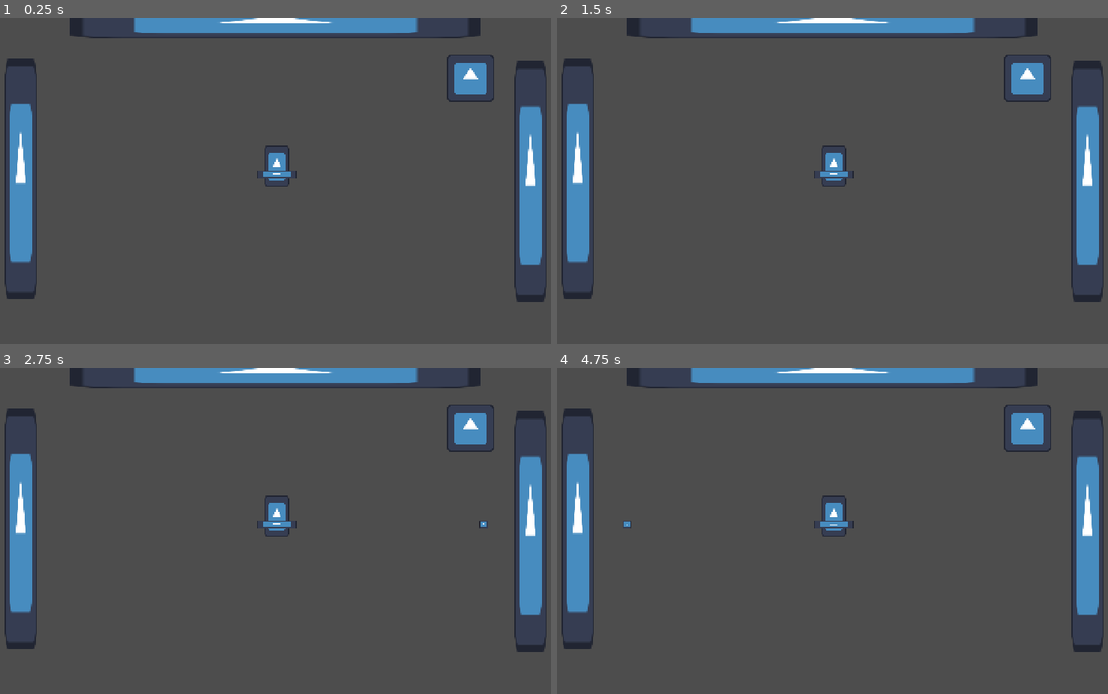
Above: before the commit, frames 1-4 (two rows, left to right).
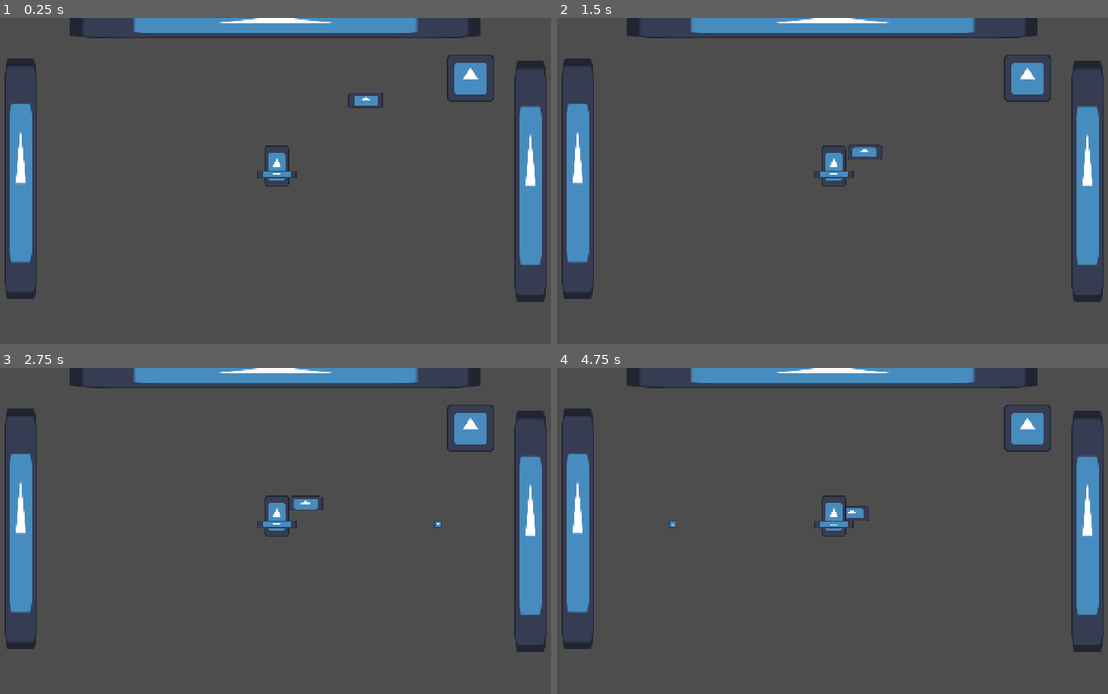
Above: after the commit, the same moments.

Repository: kikis05/SquirrelGame
Game: Godot game, scene res://scenes/main.tscn
Same seed, same stepped clock (60 frames per second), same inputs: the game is played once before the commit and once after it. The engine's default icon, where the game draws it, is replaced by a stand-in: a white triangle on a blue panel in a dark square.
Inputs:
- Up to frame 1 (0.25 s): no input
- Up to frame 2 (1.5 s): hold Right (attack_right) 0.53-1.28 s; hold Down (attack_down) from 1.28 s (still down)
- Up to frame 3 (2.75 s): tap Enter at 2 s; release Down (attack_down) at 2.03 s; hold Right (attack_right) from 2.03 s (still down)
- Up to frame 4 (4.75 s): release Right (attack_right) at 2.78 s; hold Up (attack_up) 2.78-3.53 s; hold Left (attack_left) from 3.53 s (still down); tap Space at 4.25 s

The runs differ from the first frame. In frame 1, 0.2% of the frame differs, in the area x 63-70%, y 22-28%; in frame 2, 0.1%; in frame 3, 0.2%, in the area x 52-89%, y 39-50%; in frame 4, 0.2%.

Commit message:
basic pursuing enemy (ant)
Set up the base for a basic pursuing enemy that chases the player. They use a finite state machine. Three current states: idle, chase, stunned.

Diff:
--- a/bullet.tscn
+++ b/bullet.tscn
@@ -7,9 +7,10 @@
 size = Vector2(6, 6)
 
 [node name="Bullet" type="Area2D"]
-collision_mask = 0
+collision_layer = 4
+collision_mask = 11
 script = ExtResource("1_v8qja")
-speed = 800
+speed = 600
 
 [node name="Sprite2D" type="Sprite2D" parent="."]
 visibility_layer = 2
--- /dev/null
+++ b/entities/enemies/ant_enemy/ant_enemy.gd
@@ -0,0 +1,41 @@
+extends BaseEnemy
+
+@onready var state_machine: Node = $"State Machine"
+var knockback = Vector2.ZERO
+var player = null
+
+func _init():
+	health = 3
+	stunned = false
+	idle_speed = 12.0
+	chase_speed = 50.0
+	knockback_strength = 100.0
+
+	detection_radius = 150
+	in_range_radius = 20
+
+func _ready():
+	player = get_tree().get_first_node_in_group("Player")
+
+func _physics_process(delta):
+	if stunned:
+		velocity = knockback
+		knockback = lerp(knockback, Vector2.ZERO, 0.1)
+	if !stunned and health == 0: # last stun just finished
+		die()
+		### UPDATE TEMP -- CHANGE FOR ACTUAL DEATH
+	move_and_slide()
+
+func take_damage(damage):
+	health -= damage
+
+func die():
+	# play death animation
+	queue_free() # UPDATE TEMP
+
+func _on_hit_box_area_entered(area):
+	if area.name == "Bullet":
+		take_damage(1)
+		var direction = -(player.global_position - global_position).normalized()
+		knockback = direction * knockback_strength
+		state_machine.transition_to("stun state") # updates stunned based on state
--- /dev/null
+++ b/entities/enemies/ant_enemy/ant_enemy.tscn
@@ -0,0 +1,66 @@
+[gd_scene load_steps=9 format=3 uid="uid://dhsd6cxjrxhtj"]
+
+[ext_resource type="Script" uid="uid://ny1bt2vvnakm" path="res://entities/enemies/ant_enemy/ant_enemy.gd" id="1_cs3af"]
+[ext_resource type="Texture2D" uid="uid://c3ihirpd8epus" path="res://icon.svg" id="2_7ggom"]
+[ext_resource type="Script" uid="uid://drc32dbyt45eh" path="res://entities/enemies/states/state_machine.gd" id="3_7ggom"]
+[ext_resource type="Script" uid="uid://8jg436ppnko" path="res://entities/enemies/states/idle_state.gd" id="4_rnb2k"]
+[ext_resource type="Script" uid="uid://7spdl75ena5l" path="res://entities/enemies/states/chase_state.gd" id="5_wcsyl"]
+[ext_resource type="Script" uid="uid://dm4uiijfbbr7u" path="res://entities/enemies/states/stun_state.gd" id="6_4ldpi"]
+
+[sub_resource type="CapsuleShape2D" id="CapsuleShape2D_rnb2k"]
+radius = 3.0
+height = 28.0
+
+[sub_resource type="CapsuleShape2D" id="CapsuleShape2D_m6hkk"]
+radius = 4.0
+
+[node name="Ant Enemy" type="CharacterBody2D"]
+collision_layer = 2
+collision_mask = 15
+motion_mode = 1
+platform_on_leave = 2
+script = ExtResource("1_cs3af")
+
+[node name="Icon" type="Sprite2D" parent="."]
+position = Vector2(0, -6)
+scale = Vector2(0.21875, 0.09375)
+texture = ExtResource("2_7ggom")
+region_enabled = true
+region_rect = Rect2(0, 0, 128, 128)
+
+[node name="Collision" type="CollisionShape2D" parent="."]
+position = Vector2(0, -3)
+rotation = 1.5708
+shape = SubResource("CapsuleShape2D_rnb2k")
+
+[node name="Timer" type="Timer" parent="Collision"]
+
+[node name="HitBox" type="Area2D" parent="."]
+position = Vector2(0, -3)
+rotation = 1.5708
+collision_layer = 2
+collision_mask = 13
+
+[node name="HitArea" type="CollisionShape2D" parent="HitBox"]
+shape = SubResource("CapsuleShape2D_m6hkk")
+debug_color = Color(1, 0.6, 0.701961, 0.419608)
+
+[node name="State Machine" type="Node" parent="." node_paths=PackedStringArray("initial_state")]
+script = ExtResource("3_7ggom")
+initial_state = NodePath("Chase State")
+
+[node name="Idle State" type="Node" parent="State Machine" node_paths=PackedStringArray("enemy")]
+script = ExtResource("4_rnb2k")
+enemy = NodePath("../..")
+
+[node name="Chase State" type="Node" parent="State Machine" node_paths=PackedStringArray("enemy")]
+script = ExtResource("5_wcsyl")
+enemy = NodePath("../..")
+
+[node name="Stun State" type="Node" parent="State Machine" node_paths=PackedStringArray("enemy")]
+script = ExtResource("6_4ldpi")
+enemy = NodePath("../..")
+
+[node name="Attack State" type="Node" parent="State Machine"]
+
+[connection signal="area_entered" from="HitBox" to="." method="_on_hit_box_area_entered"]
--- /dev/null
+++ b/entities/enemies/base_enemy.gd
@@ -0,0 +1,26 @@
+extends CharacterBody2D
+class_name BaseEnemy
+
+## General vars ##
+@export var health: int
+@export var stunned: bool
+@export var idle_speed: float
+@export var chase_speed: float
+@export var knockback_strength: float
+
+## Radius vars ##
+@export var detection_radius: int # range for chasing player
+@export var in_range_radius: int
+# range to be close enough to attack without being on top of the player
+
+func apply_damage(_damage: int, _body: Node):
+	pass
+
+func take_damage(_damage: int):
+	pass
+
+func heal(_damage: int):
+	pass
+
+func die():
+	pass
--- /dev/null
+++ b/entities/enemies/chaser_enemy.gd
@@ -0,0 +1,36 @@
+extends CharacterBody2D
+
+@export var speed = 100
+var chasing_player = false
+var player = null
+
+
+func _physics_process(delta):
+	if chasing_player and player != null:
+		position += (player.position - position)/speed
+	#else:
+		#velocity.y = lerp(velocity.y, 0.0, friction)
+
+
+func _on_area_2d_body_entered(body):
+	if body.name == "Player":
+		chasing_player = true
+		player = body
+
+
+func _on_area_2d_body_exited(body):
+	if body.name == "Player":
+		chasing_player = false
+		player = null
+
+
+func _on_damage_area_body_entered(body):
+	if body.name == "Player":
+		chasing_player = false
+		player = null
+
+
+func _on_damage_area_body_exited(body):
+	if body.name == "Player":
+		chasing_player = true
+		player = body
--- /dev/null
+++ b/entities/enemies/chaser_enemy.tscn
@@ -0,0 +1,60 @@
+[gd_scene load_steps=7 format=3 uid="uid://dwh7y81temsjc"]
+
+[ext_resource type="Script" uid="uid://cfr5acqujym3q" path="res://entities/enemies/chaser_enemy.gd" id="1_fhbxx"]
+[ext_resource type="Texture2D" uid="uid://c3ihirpd8epus" path="res://icon.svg" id="1_tslng"]
+
+[sub_resource type="SpriteFrames" id="SpriteFrames_fhbxx"]
+animations = [{
+"frames": [{
+"duration": 1.0,
+"texture": ExtResource("1_tslng")
+}],
+"loop": true,
+"name": &"default",
+"speed": 5.0
+}]
+
+[sub_resource type="CapsuleShape2D" id="CapsuleShape2D_fhbxx"]
+radius = 8.0
+height = 34.0
+
+[sub_resource type="CircleShape2D" id="CircleShape2D_tslng"]
+radius = 125.004
+
+[sub_resource type="CapsuleShape2D" id="CapsuleShape2D_ftnn0"]
+radius = 6.0
+
+[node name="Chaser Enemy" type="CharacterBody2D"]
+script = ExtResource("1_fhbxx")
+
+[node name="Sprite" type="AnimatedSprite2D" parent="."]
+modulate = Color(0.929412, 0.427451, 0.796078, 1)
+position = Vector2(0, -14.5)
+scale = Vector2(0.234375, 0.226562)
+sprite_frames = SubResource("SpriteFrames_fhbxx")
+
+[node name="Damage Area" type="Area2D" parent="."]
+position = Vector2(6, -6)
+rotation = -3.14159
+
+[node name="CollisionShape2D" type="CollisionShape2D" parent="Damage Area"]
+position = Vector2(6, -4.39167e-05)
+rotation = 1.5708
+shape = SubResource("CapsuleShape2D_fhbxx")
+debug_color = Color(0.980392, 0, 0, 0.419608)
+
+[node name="Chase Area" type="Area2D" parent="."]
+position = Vector2(0, -6)
+
+[node name="CollisionShape2D" type="CollisionShape2D" parent="Chase Area"]
+shape = SubResource("CircleShape2D_tslng")
+
+[node name="Collision" type="CollisionShape2D" parent="."]
+position = Vector2(0, -6)
+rotation = 1.5708
+shape = SubResource("CapsuleShape2D_ftnn0")
+
+[connection signal="body_entered" from="Damage Area" to="." method="_on_damage_area_body_entered"]
+[connection signal="body_exited" from="Damage Area" to="." method="_on_damage_area_body_exited"]
+[connection signal="body_entered" from="Chase Area" to="." method="_on_area_2d_body_entered"]
+[connection signal="body_exited" from="Chase Area" to="." method="_on_area_2d_body_exited"]
--- /dev/null
+++ b/entities/enemies/states/chase_state.gd
@@ -0,0 +1,23 @@
+# Credit to Bitlytic's Finite State Machine in Godot 4.0 for helping with fundamentals
+# https://www.youtube.com/watch?v=ow_Lum-Agbs
+
+extends State
+class_name ChaseState
+
+@export var enemy: CharacterBody2D
+
+var player: CharacterBody2D
+
+func enter():
+	player = get_tree().get_first_node_in_group("Player")
+
+func physics_update(_delta: float):
+	var direction = player.global_position - enemy.global_position
+
+	if direction.length() > enemy.in_range_radius:
+		enemy.velocity = direction.normalized() * enemy.chase_speed
+	else:
+		enemy.velocity = Vector2()
+
+	if direction.length() > enemy.detection_radius:
+		transitioned.emit(self, "idle state")
--- /dev/null
+++ b/entities/enemies/states/idle_state.gd
@@ -0,0 +1,34 @@
+# Credit to Bitlytic's Finite State Machine in Godot 4.0 for helping with fundamentals
+# https://www.youtube.com/watch?v=ow_Lum-Agbs
+
+extends State
+class_name IdleState
+
+@export var enemy: CharacterBody2D
+
+var player: CharacterBody2D
+var move_direction: Vector2
+var wander_time: float
+
+func randomize_wander():
+	move_direction = Vector2(randf_range(-1,1), randf_range(-1,1)).normalized()
+	wander_time = randf_range(1, 3)
+
+func enter():
+	randomize_wander()
+	player = get_tree().get_first_node_in_group("Player")
+
+
+func update(delta: float):
+	if wander_time > 0:
+		wander_time -= delta
+	else:
+		randomize_wander()
+
+func physics_update(_delta: float):
+	if enemy != null:
+		enemy.velocity = move_direction * enemy.idle_speed
+
+	var direction = player.global_position - enemy.global_position
+	if direction.length() < enemy.detection_radius:
+		transitioned.emit(self, "chase state")
--- /dev/null
+++ b/entities/enemies/states/state.gd
@@ -0,0 +1,19 @@
+# Credit to Bitlytic's Finite State Machine in Godot 4.0 for helping with fundamentals
+# https://www.youtube.com/watch?v=ow_Lum-Agbs
+
+extends Node
+class_name State
+
+signal transitioned(state: State, new_state_name: String)
+
+func enter():
+	pass
+
+func exit():
+	pass
+
+func update(_delta: float):
+	pass
+
+func physics_update(_delta: float):
+	pass
--- /dev/null
+++ b/entities/enemies/states/state_machine.gd
@@ -0,0 +1,43 @@
+# Credit to Bitlytic's Finite State Machine in Godot 4.0 for helping with fundamentals
+# https://www.youtube.com/watch?v=ow_Lum-Agbs
+
+extends Node
+
+@export var initial_state: State
+
+var current_state: State
+var states: Dictionary = {}
+
+func _ready():
+	for child in get_children():
+		if child is State:
+			states[child.name.to_lower()] = child
+			child.transitioned.connect(on_child_transition)
+
+	if initial_state != null:
+		initial_state.enter()
+		current_state = initial_state
+
+func _process(delta):
+	if current_state:
+		current_state.update(delta)
+
+func _physics_process(delta):
+	if current_state:
+		current_state.physics_update(delta)
+
+func transition_to(new_state_name):
+	on_child_transition(current_state, new_state_name)
+
+func on_child_transition(state, new_state_name):
+	if state != current_state:
+		return
+
+	var new_state = states.get(new_state_name.to_lower())
+	if new_state == null:
+		return
+
+	if current_state != null:
+		current_state.exit()
+	new_state.enter()
+	current_state = new_state
--- /dev/null
+++ b/entities/enemies/states/stun_state.gd
@@ -0,0 +1,29 @@
+# Credit to Bitlytic's Finite State Machine in Godot 4.0 for helping with fundamentals
+# https://www.youtube.com/watch?v=ow_Lum-Agbs
+
+extends State
+class_name StunState
+
+@export var enemy: CharacterBody2D
+
+var player: CharacterBody2D
+var timer: Timer
+
+func enter():
+	timer = Timer.new()
+	timer.wait_time = 0.7
+	timer.autostart = true
+	timer.timeout.connect(on_timer_finished)
+	add_child(timer)
+	enemy.set_velocity(Vector2.ZERO)
+	enemy.stunned = true
+
+func exit():
+	timer.stop()
+	timer.timeout.disconnect(on_timer_finished)
+	timer.queue_free()
+	timer = null
+	enemy.stunned = false
+
+func on_timer_finished():
+	transitioned.emit(self, "chase state")
--- a/entities/player/player.gd
+++ b/entities/player/player.gd
@@ -11,7 +11,7 @@
 func _ready():
 	pass
 
-func _physics_process(delta):
+func _physics_process(_delta):
 
 	if (Input.is_action_pressed("attack_right")
 	 or Input.is_action_pressed("attack_left")
--- a/entities/player/player.tscn
+++ b/entities/player/player.tscn
@@ -17,10 +17,13 @@
 }]
 
 [sub_resource type="CapsuleShape2D" id="CapsuleShape2D_sglur"]
-radius = 9.0
-height = 32.0
+radius = 4.0
+height = 18.0
 
-[node name="Player" type="CharacterBody2D"]
+[node name="Player" type="CharacterBody2D" groups=["Player"]]
+collision_layer = 4
+collision_mask = 11
+motion_mode = 1
 script = ExtResource("1_abrql")
 
 [node name="AnimatedSprite2D" type="AnimatedSprite2D" parent="."]
@@ -29,7 +32,8 @@
 sprite_frames = SubResource("SpriteFrames_abrql")
 
 [node name="CollisionShape2D" type="CollisionShape2D" parent="."]
-position = Vector2(0, -16)
+position = Vector2(0, -4)
+rotation = 1.5708
 shape = SubResource("CapsuleShape2D_sglur")
 
 [node name="Gun" parent="." instance=ExtResource("3_sglur")]
--- a/project.godot
+++ b/project.godot
@@ -23,6 +23,10 @@
 window/size/window_height_override=1080
 window/stretch/mode="viewport"
 window/stretch/scale_mode="integer"
+
+[global_group]
+
+Player=""
 
 [input]
 
@@ -67,6 +71,13 @@
 ]
 }
 
+[layer_names]
+
+2d_physics/layer_1="Wall"
+2d_physics/layer_2="Enemy"
+2d_physics/layer_3="Player"
+2d_physics/layer_4="Item"
+
 [rendering]
 
 renderer/rendering_method="gl_compatibility"
--- a/scenes/main.tscn
+++ b/scenes/main.tscn
@@ -1,10 +1,12 @@
-[gd_scene load_steps=4 format=3 uid="uid://df3pjjjqdan63"]
+[gd_scene load_steps=5 format=3 uid="uid://df3pjjjqdan63"]
 
 [ext_resource type="PackedScene" uid="uid://ctdj7k4cwb4f6" path="res://entities/player/player.tscn" id="1_o5qli"]
 [ext_resource type="Texture2D" uid="uid://c3ihirpd8epus" path="res://icon.svg" id="2_0wfyh"]
 [ext_resource type="PackedScene" uid="uid://cu3p58x0nnbyr" path="res://enemy.tscn" id="3_sugp2"]
+[ext_resource type="PackedScene" uid="uid://dhsd6cxjrxhtj" path="res://entities/enemies/ant_enemy/ant_enemy.tscn" id="4_jyhfs"]
 
-[node name="Main" type="Node"]
+[node name="Main" type="Node2D"]
+y_sort_enabled = true
 
 [node name="Player" parent="." instance=ExtResource("1_o5qli")]
 position = Vector2(240, 135)
@@ -28,3 +30,6 @@
 
 [node name="Enemy" parent="." instance=ExtResource("3_sugp2")]
 position = Vector2(395, 48)
+
+[node name="Ant Enemy" parent="." instance=ExtResource("4_jyhfs")]
+position = Vector2(320, 64)
Not shown, added: entities/enemies/ant_enemy/ant_enemy.gd.uid
Not shown, added: entities/enemies/base_enemy.gd.uid
Not shown, added: entities/enemies/chaser_enemy.gd.uid
Not shown, added: entities/enemies/states/chase_state.gd.uid
Not shown, added: entities/enemies/states/idle_state.gd.uid
Not shown, added: entities/enemies/states/state.gd.uid
Not shown, added: entities/enemies/states/state_machine.gd.uid
Not shown, added: entities/enemies/states/stun_state.gd.uid
